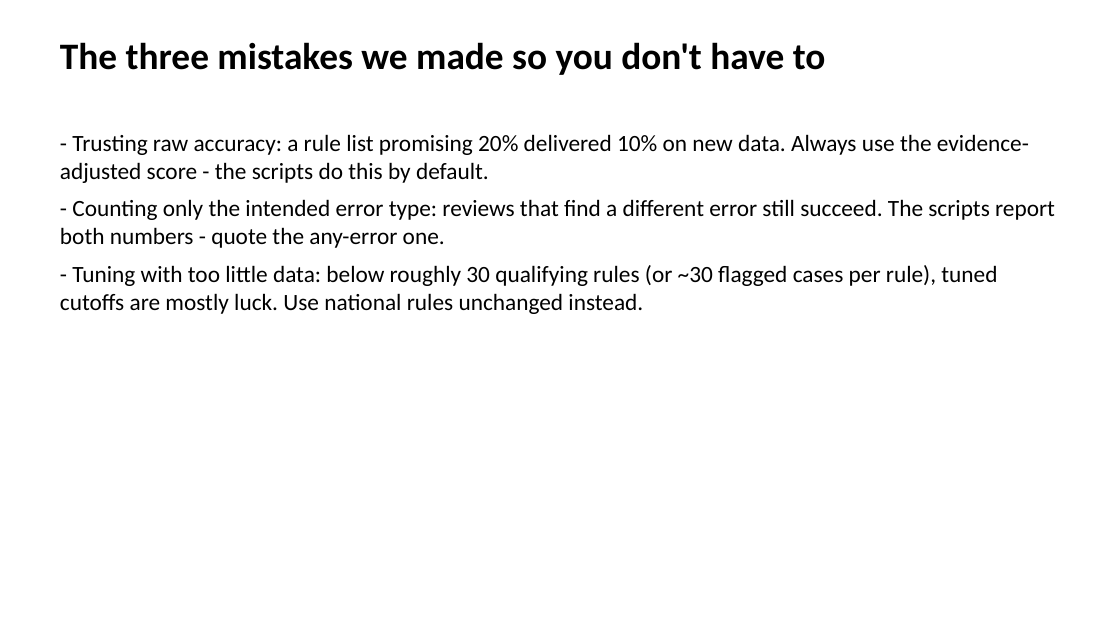
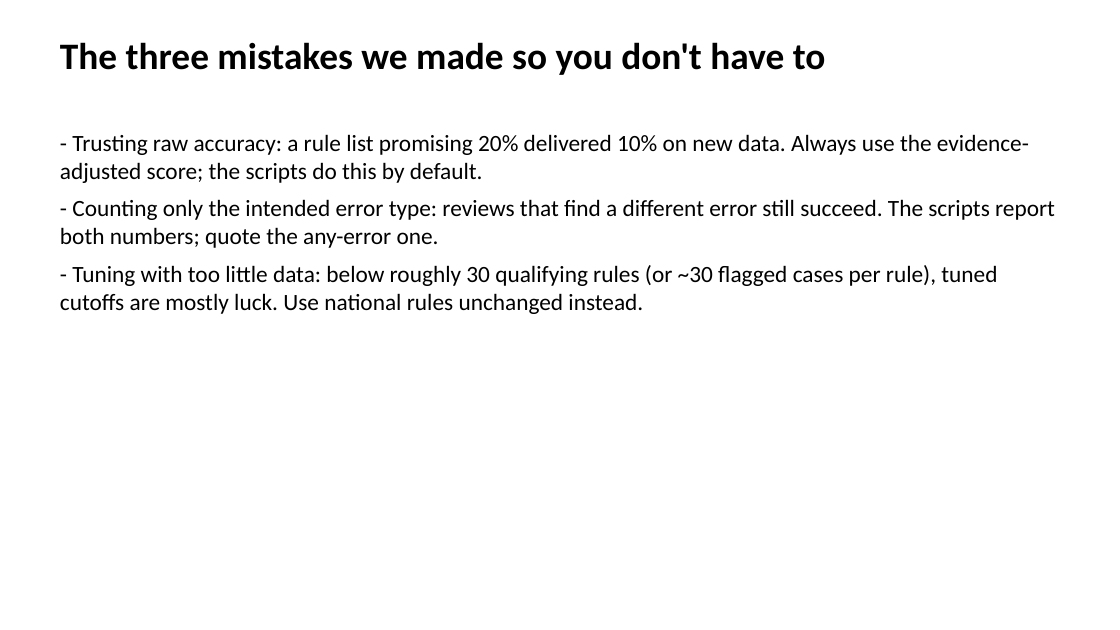
Before and after one commit to giannella/snap_qc, a slide deck: slide 20 of workshop_using_the_inclusion_rules_scripts.pptx. Drawn at 1120x630 pixels with LibreOffice and Linux fonts; fonts in the diff are those of the drawing. Boxes give left, top, right and bottom in pixels: in the first picture for what was removed or moved away, otherwise in the second. Text is boxed around its words. In the diff, an @@ line names an element or a change of style, - is before the commit and + after.

```diff
--- a/workshop_using_the_inclusion_rules_scripts.pptx
+++ b/workshop_using_the_inclusion_rules_scripts.pptx
@@ text at (60,134,1055,248): text changed @@
-- Trusting raw accuracy: a rule list promising 20% delivered 10% on new data. Always use the evidence-adjusted score - the scripts do this by default.
-- Counting only the intended error type: reviews that find a different error still succeed. The scripts report both numbers - quote the any-error one.
+- Trusting raw accuracy: a rule list promising 20% delivered 10% on new data. Always use the evidence-adjusted score; the scripts do this by default.
+- Counting only the intended error type: reviews that find a different error still succeed. The scripts report both numbers; quote the any-error one.
```
Also in this commit, not shown: 18 other slides changed, 3 other files.
